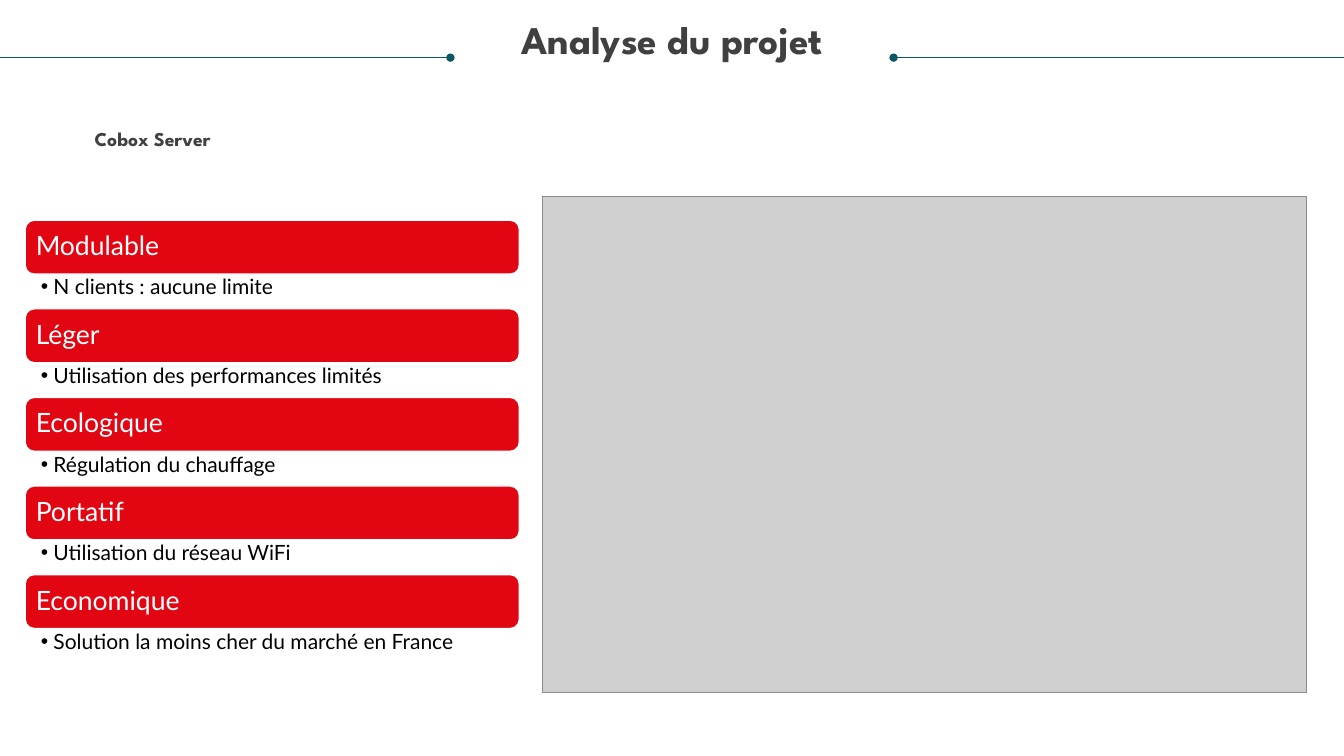
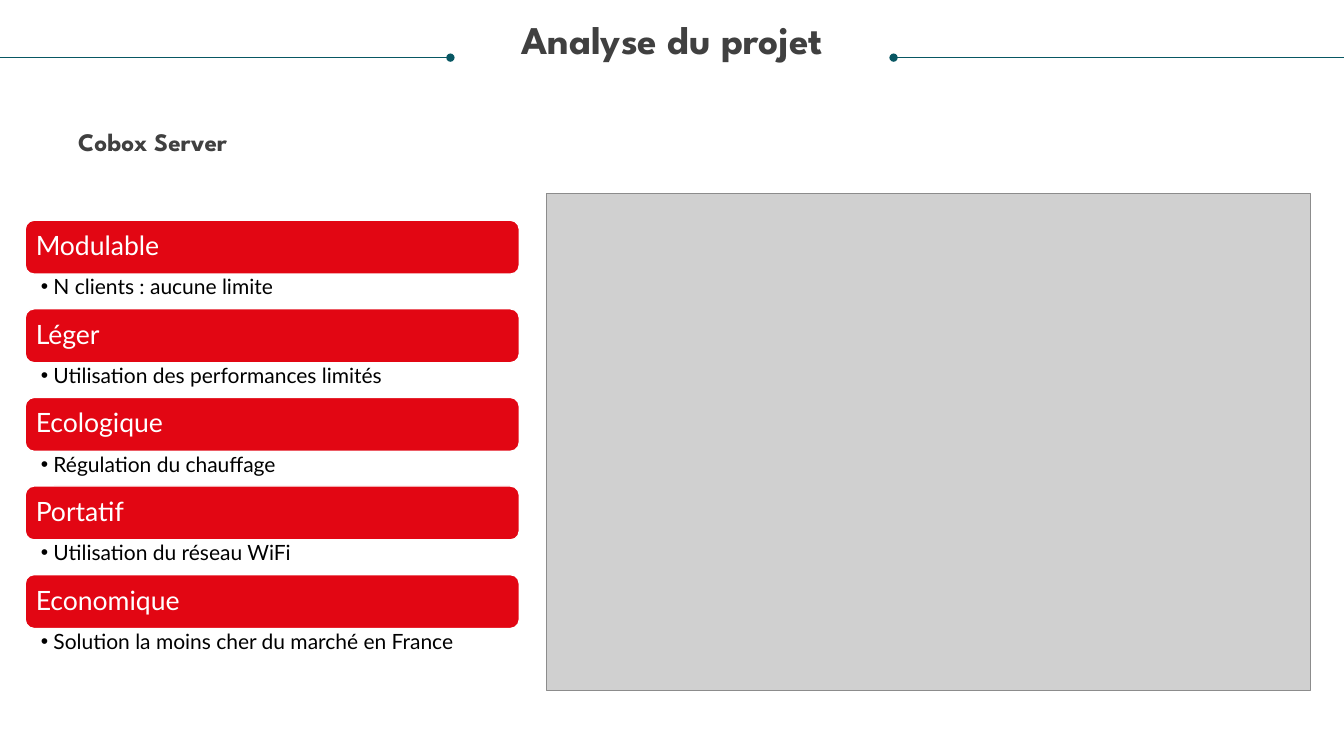
Before and after one commit to hackersoft13/Cobox, a slide deck: slide 9 of Doc/Cobox.pptx. Drawn at 1344x756 pixels with LibreOffice and Linux fonts; fonts in the diff are those of the drawing; grey boxes stand for pictures. Boxes give left, top, right and bottom in pixels: in the first picture for what was removed or moved away, otherwise in the second. Text is boxed around its words. In the diff, an @@ line names an element or a change of style, - is before the commit and + after.

Commit message:
--PpT2

```diff
--- a/Doc/Cobox.pptx
+++ b/Doc/Cobox.pptx
@@ text "Cobox Server" at bbox=[78, 133, 227, 152]: size 14 to 18 pt @@
@@ picture: place and size @@
-picture at bbox=[542, 197, 1307, 694]
+picture at bbox=[546, 194, 1311, 691]
```
Also in this commit, not shown: 5 other slides changed, 1 slide added.
